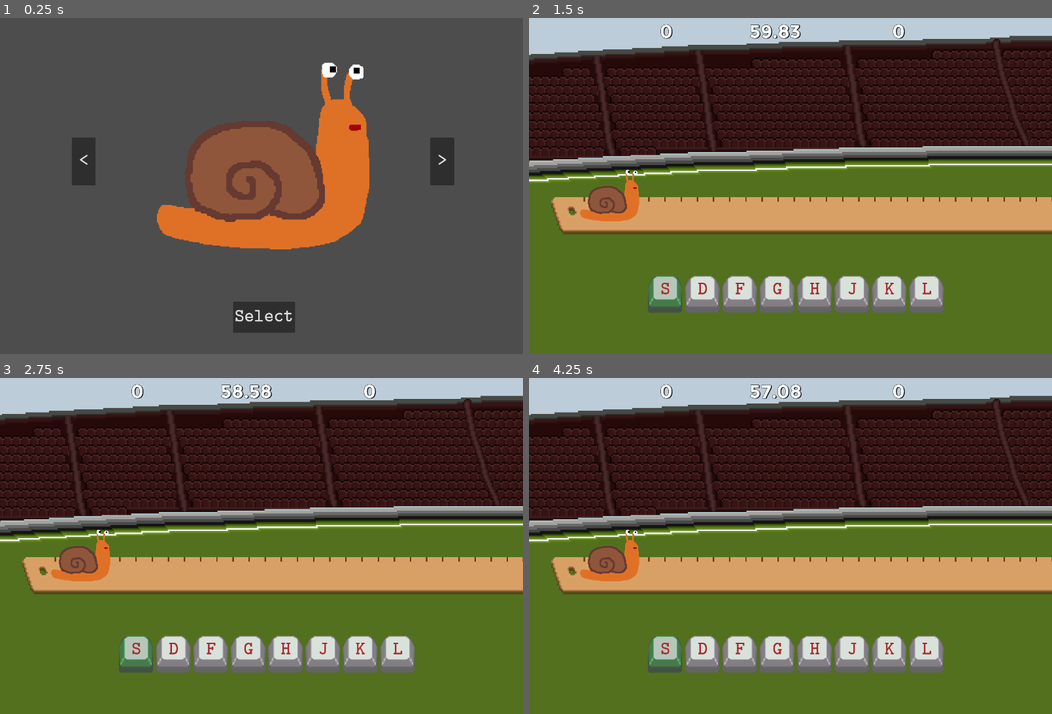
Above: before the commit, frames 1-4 (two rows, left to right).
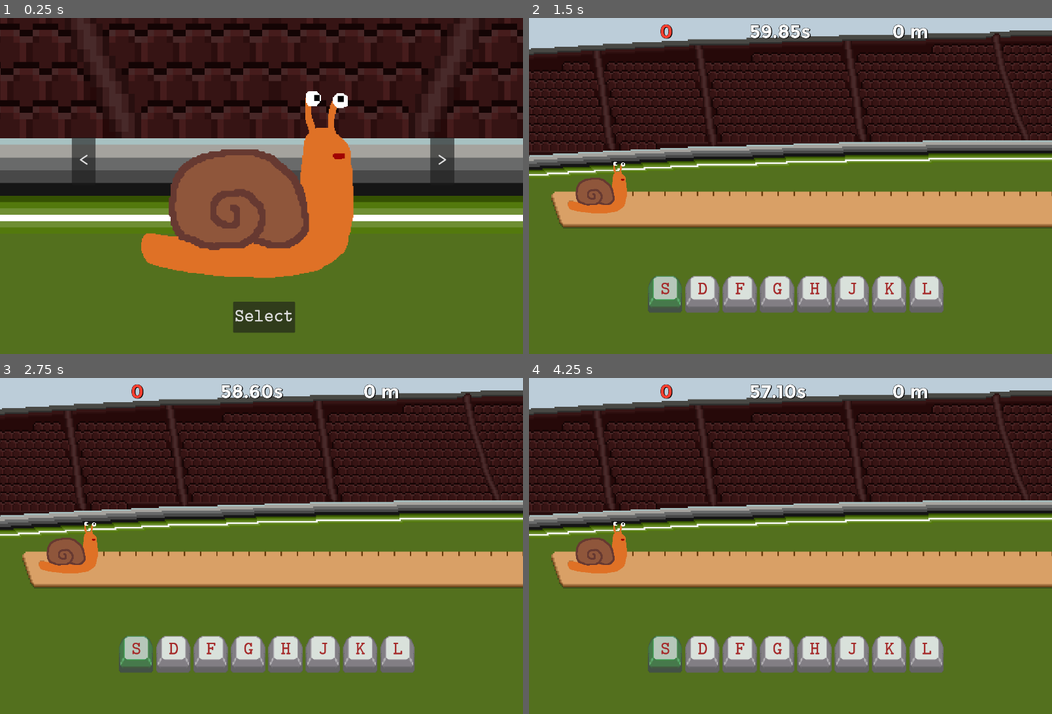
Above: after the commit, the same moments.

Repository: Superjesus2/snailrail
Game: Godot game, scene res://player_select.tscn
The game is run twice, just before and just after one commit, with the same random seed, the same clock (stepped at 60 frames per second) and the same inputs. This scene is started directly instead of the project's main scene.
Inputs (mouse positions are in pixels of both pictures, inside the frame that each line leads up to):
- Up to frame 1 (0.25 s): no input
- Up to frame 2 (1.5 s): click "Select" at 0.5 s; click "Play" at 1.25 s
- Up to frame 3 (2.75 s): click (135, 653) at 2 s
- Up to frame 4 (4.25 s): click (701, 653) at 2.75 s; click (738, 653) at 3.5 s

The runs differ from the first frame. In frame 1, 92% of the frame differs, in the area x 0-100%, y 0-100%; in frame 2, 24%; in frame 3, 24%; in frame 4, 24%.

Commit message:
high score v1

Diff:
--- a/godot/game.gd
+++ b/godot/game.gd
@@ -4,11 +4,12 @@
 var the_timer = 0
 var start_timer = 3
 var game_over
+var starting = true
 
 var is_slowed = false
 var is_snared = false
 var vitesse = 0.
-var backg_pos_x = 1200
+var player_pos_x = 0
 var idle_duration = 0
 
 const key_names_1 = ["E","R","T","Y","U","I"]
@@ -18,7 +19,7 @@
 var button_nodes = []
 var label_nodes = []
 
-const finish_line_pos_x = -550
+const finish_line_pos_x = 2500
 const max_idle_duration = 1.2
 const vitesse_min = 0
 
@@ -39,7 +40,6 @@
 
 # input system
 var going_right = true
-var starting = true
 var expected_key = keys_for_this_animal__keys[0]
 
 func back():
@@ -48,19 +48,18 @@
 func _ready():
 
 	globals.first_try = false
-	$back_button.pressed.connect(func():back())
-	$retry_button.pressed.connect(func():retry())
+	%back_button.pressed.connect(func():back())
+	%retry_button.pressed.connect(func():retry())
 	$player.texture = load(player_sprite)
 
 	for key_name in all_key_names:
 		spawns[key_name] = $spawn_spots.get_node(key_name).position
-
 
 	for i in range(0,keys_for_this_animal__keys.size()):
 		var key_button = TextureButton.new()
 		var key_label = Label.new()
-		$keyboard_keys.add_child(key_button)
-		$keyboard_labels.add_child(key_label)
+		%keyboard_keys.add_child(key_button)
+		%keyboard_labels.add_child(key_label)
 		button_nodes.append(key_button)
 		label_nodes.append(key_label)
 		key_label.name = "labelled_" + keys_for_this_animal__labels[i]
@@ -90,15 +89,16 @@
 		# IL FAUT QUE LES SPAWNERS EXISTENT pour le composant 'TextureButton+LABEL'
 
 func _process(_delta):
+
 # L'escargot bouge :
-	$backg.position.x -= _delta * vitesse
-	backg_pos_x -= _delta * vitesse
+	$player.position.x += _delta * vitesse
+	player_pos_x += _delta * vitesse
 	# de moins en moins vite
 	if is_slowed == true :
-		vitesse -= (vitesse/100) + 0.003
+		vitesse -= (vitesse/80) + 0.004
 	# de zéro
 	if is_snared == true :
-		vitesse -= 1.1
+		vitesse -= 1.2
 	# jamais moins de zéro :
 	if vitesse < vitesse_min :
 		vitesse = vitesse_min
@@ -114,24 +114,24 @@
 		if vitesse > vitesse_max/2 :
 			pass
 	# jusqu'au bout du monde :
-	if backg_pos_x < finish_line_pos_x :
+	if player_pos_x > finish_line_pos_x :
 		itsa_win()
 	# jusqu'à la mort
 	if the_timer < 0 :
 		itsa_loose()
 
-# Le temps passe :
+	# Le temps passe :
+	if not game_over :
+		%chrono_timer.text = "%.2f" % the_timer + 's'
+		globals.distance = "%.0f" % (player_pos_x/5)
 	idle_duration += _delta
 	if idle_duration > max_idle_duration :
 		is_slowed = true
 	elapsed_time += _delta
 	the_timer = 60 - elapsed_time
-	if not game_over :
-		%chrono_timer.text = "%.2f" % the_timer
-
-# L'espace tend :
-	%distance_counter.text = str(globals.distance)
-# Le score s'tasse :
+	# L'espace tend :
+	%distance_counter.text = str(globals.distance) + ' m'
+	# Le score s'tasse :
 	%error_counter.text = str(globals.errors)
 
 func retry():
@@ -148,27 +148,36 @@
 
 func itsa_win():
 	if not game_over :
-		globals.score = "%.2f" % the_timer
-		%chrono_timer.text = globals.score
-		globals.best_scores.append(globals.score)
-		globals.best_errors.append(globals.errors)
-		globals.best_distances.append(globals.distance)
-		$back_button.visible = true
-		$keyboard_keys.visible = false
-		$keyboard_labels.visible = false
+		globals.time = "%.2f" % the_timer
+		%chrono_timer.text = globals.time
+		scores()
+		%back_button.visible = true
+		%keyboard_keys.visible = false
+		%keyboard_labels.visible = false
 	game_over = true
 	vitesse = 0
 
 func itsa_loose():
 	if not game_over :
-		globals.score = the_timer
-		%chrono_timer.text = "%.2f" % globals.score
-		$back_button.visible = true
-		$retry_button.visible = true
-		$keyboard_keys.visible = false
-		$keyboard_labels.visible = false
+		if the_timer < 0 :
+			the_timer = 0
+		globals.time = snapped(the_timer, 0.01)
+		%chrono_timer.text = "%.2f" % globals.time + 's'
+		scores()
+		%back_button.visible = true
+		%retry_button.visible = true
+		%keyboard_keys.visible = false
+		%keyboard_labels.visible = false
 	game_over = true
 	vitesse = 0
+
+func scores():
+		globals.high_scores.append([globals.players[globals.player_selected],\
+									globals.time,\
+									globals.distance,\
+									globals.errors])
+		print(globals.high_scores)
+		globals.times_played += 1
 
 func validate_input(expect_key, _event):
 	expect_key.clear()
@@ -232,8 +241,8 @@
 					else:
 						_shake_keyboard()
 
-@onready var base_pos_labels = $keyboard_labels.position
-@onready var base_pos_keys = $keyboard_keys.position
+@onready var base_pos_labels = %keyboard_labels.position
+@onready var base_pos_keys = %keyboard_keys.position
 
 func _shake_keyboard():
 	var duration = .07
@@ -245,10 +254,10 @@
 		var offset = Vector2(randf()-.5,randf()-.5).normalized()
 		var final1 = base_pos_labels + offset*radius
 		var final2 = base_pos_keys + offset*radius
-		tw.tween_property($keyboard_labels, "position", final1, duration)
+		tw.tween_property(%keyboard_labels, "position", final1, duration)
 		tw.set_parallel(true)
-		tw.tween_property($keyboard_keys, "position", final2, duration)
+		tw.tween_property(%keyboard_keys, "position", final2, duration)
 		tw.set_parallel(false)
 	tw.set_parallel(true)
-	tw.tween_property($keyboard_labels, "position", base_pos_labels, duration)
-	tw.tween_property($keyboard_keys, "position", base_pos_keys, duration)
+	tw.tween_property(%keyboard_labels, "position", base_pos_labels, duration)
+	tw.tween_property(%keyboard_keys, "position", base_pos_keys, duration)
--- a/godot/game.tscn
+++ b/godot/game.tscn
@@ -92,16 +92,23 @@
 position = Vector2(500, 175)
 
 [node name="backg" type="Sprite2D" parent="."]
+unique_name_in_owner = true
 position = Vector2(1423, 559)
 scale = Vector2(1.96394, 1.96394)
 texture = ExtResource("2_iip1e")
 
 [node name="player" type="Sprite2D" parent="."]
-position = Vector2(216, 472)
+position = Vector2(183, 465)
 scale = Vector2(0.365141, 0.365141)
 texture = ExtResource("3_xpswx")
 
-[node name="keyboard_keys" type="Control" parent="."]
+[node name="remote_player_camera" type="RemoteTransform2D" parent="player"]
+remote_path = NodePath("../../camera_player")
+
+[node name="HUD" type="CanvasLayer" parent="."]
+
+[node name="keyboard_keys" type="Control" parent="HUD"]
+unique_name_in_owner = true
 custom_minimum_size = Vector2(800, 100)
 layout_mode = 3
 anchors_preset = 8
@@ -109,23 +116,24 @@
 anchor_top = 0.5
 anchor_right = 0.5
 anchor_bottom = 0.5
-offset_left = 266.0
-offset_top = 589.0
-offset_right = 1066.0
-offset_bottom = 839.0
+offset_left = -434.0
+offset_top = 139.0
+offset_right = 366.0
+offset_bottom = 389.0
 grow_horizontal = 2
 grow_vertical = 2
 size_flags_horizontal = 6
 size_flags_vertical = 6
 theme = ExtResource("4_3w5jc")
 
-[node name="ley_dummy" type="Sprite2D" parent="keyboard_keys"]
+[node name="ley_dummy" type="Sprite2D" parent="HUD/keyboard_keys"]
 visible = false
 position = Vector2(124, -60)
 scale = Vector2(0.7, 0.7)
 texture = ExtResource("5_ysnmo")
 
-[node name="keyboard_labels" type="Control" parent="."]
+[node name="keyboard_labels" type="Control" parent="HUD"]
+unique_name_in_owner = true
 custom_minimum_size = Vector2(800, 100)
 layout_mode = 3
 anchors_preset = 8
@@ -133,10 +141,10 @@
 anchor_top = 0.5
 anchor_right = 0.5
 anchor_bottom = 0.5
-offset_left = 302.0
-offset_top = 595.0
-offset_right = 1102.0
-offset_bottom = 845.0
+offset_left = -398.0
+offset_top = 145.0
+offset_right = 402.0
+offset_bottom = 395.0
 grow_horizontal = 2
 grow_vertical = 2
 size_flags_horizontal = 6
@@ -144,7 +152,7 @@
 mouse_filter = 2
 theme = ExtResource("4_3w5jc")
 
-[node name="label_dummy" type="Label" parent="keyboard_labels"]
+[node name="label_dummy" type="Label" parent="HUD/keyboard_labels"]
 visible = false
 layout_mode = 2
 offset_left = 275.0
@@ -152,7 +160,8 @@
 offset_right = 525.0
 offset_bottom = 154.0
 
-[node name="back_button" type="Button" parent="."]
+[node name="back_button" type="Button" parent="HUD"]
+unique_name_in_owner = true
 visible = false
 offset_left = 648.0
 offset_top = 752.0
@@ -160,7 +169,8 @@
 offset_bottom = 827.0
 text = "Back"
 
-[node name="retry_button" type="Button" parent="."]
+[node name="retry_button" type="Button" parent="HUD"]
+unique_name_in_owner = true
 visible = false
 offset_left = 632.0
 offset_top = 664.0
@@ -168,25 +178,26 @@
 offset_bottom = 739.0
 text = "Retry"
 
-[node name="error_counter" type="Label" parent="."]
+[node name="error_counter" type="Label" parent="HUD"]
 unique_name_in_owner = true
 offset_left = 350.0
 offset_top = 5.0
 offset_right = 428.0
-offset_bottom = 47.0
-size_flags_horizontal = 3
+offset_bottom = 67.0
+size_flags_horizontal = 3
+theme_override_colors/font_color = Color(1, 0.247059, 0.188235, 1)
 theme_override_colors/font_shadow_color = Color(0, 0, 0, 1)
 theme_override_colors/font_outline_color = Color(0, 0, 0, 1)
 theme_override_constants/shadow_offset_x = 2
 theme_override_constants/outline_size = 3
 theme_override_fonts/font = ExtResource("6_asijh")
 
-[node name="chrono_timer" type="Label" parent="."]
+[node name="chrono_timer" type="Label" parent="HUD"]
 unique_name_in_owner = true
 offset_left = 590.0
 offset_top = 5.0
 offset_right = 668.0
-offset_bottom = 47.0
+offset_bottom = 67.0
 size_flags_horizontal = 3
 theme_override_colors/font_shadow_color = Color(0, 0, 0, 1)
 theme_override_colors/font_outline_color = Color(0, 0, 0, 1)
@@ -194,15 +205,24 @@
 theme_override_constants/outline_size = 3
 theme_override_fonts/font = ExtResource("6_asijh")
 
-[node name="distance_counter" type="Label" parent="."]
+[node name="distance_counter" type="Label" parent="HUD"]
 unique_name_in_owner = true
 offset_left = 972.0
 offset_top = 5.0
 offset_right = 1050.0
-offset_bottom = 47.0
+offset_bottom = 67.0
 size_flags_horizontal = 3
 theme_override_colors/font_shadow_color = Color(0, 0, 0, 1)
 theme_override_colors/font_outline_color = Color(0, 0, 0, 1)
 theme_override_constants/shadow_offset_x = 2
 theme_override_constants/outline_size = 3
 theme_override_fonts/font = ExtResource("6_asijh")
+
+[node name="camera_player" type="Camera2D" parent="."]
+position = Vector2(183, 465)
+scale = Vector2(0.365141, 0.365141)
+limit_left = 0
+limit_top = 0
+limit_right = 2800
+limit_bottom = 1000
+editor_draw_limits = true
--- a/godot/globals.gd
+++ b/godot/globals.gd
@@ -1,12 +1,17 @@
 extends Node
 
 var player_selected = 0
-var score = 60
+var time = 60
 var distance = 0
 var errors = 0
-var best_scores = []
-var best_distances = []
-var best_errors = []
+#var best_players = ["snail", "slug", "elephant"]
+#var best_times = [32.14,50.20,3]
+#var best_distances = [500,18,22]
+#var best_errors = [0,2,3]
+var times_played = 0
+
+var high_scores = [["snail", 58.42, "0", 0], ["snail", 58.42, "0", 0]]
+
 var first_try = true
 
 var players = ["snail","slug","elephant","butterfly","spider","centipede"]
--- a/godot/player_select.gd
+++ b/godot/player_select.gd
@@ -5,6 +5,7 @@
 var player_sprite = cur_animal["sprite"]
 
 func _ready():
+	$player_pic.texture = load(player_sprite)
 	$back_button.pressed.connect(func():back())
 	$left_select.pressed.connect(func():left())
 	$right_select.pressed.connect(func():right())
--- a/godot/player_select.tscn
+++ b/godot/player_select.tscn
@@ -1,10 +1,16 @@
-[gd_scene load_steps=3 format=3 uid="uid://rwfyl5afltlg"]
+[gd_scene load_steps=4 format=3 uid="uid://rwfyl5afltlg"]
 
 [ext_resource type="Script" path="res://player_select.gd" id="1_ojlwf"]
 [ext_resource type="Texture2D" uid="uid://ctsdb3jv5qql7" path="res://resources and assets/snail_sprite.png" id="2_6klfx"]
+[ext_resource type="Texture2D" uid="uid://cdg5q62fy0kqp" path="res://resources and assets/backg_sprite.png" id="2_6oqso"]
 
 [node name="player_select" type="Node2D"]
 script = ExtResource("1_ojlwf")
+
+[node name="BackgSprite" type="Sprite2D" parent="."]
+position = Vector2(736, 1261)
+scale = Vector2(8.53253, 8.53253)
+texture = ExtResource("2_6oqso")
 
 [node name="back_button" type="Button" parent="."]
 offset_left = 624.0
@@ -29,6 +35,6 @@
 text = ">"
 
 [node name="player_pic" type="Sprite2D" parent="."]
-position = Vector2(704.873, 353.812)
+position = Vector2(662, 430)
 scale = Vector2(1.32306, 1.32306)
 texture = ExtResource("2_6klfx")
--- a/godot/root.gd
+++ b/godot/root.gd
@@ -1,13 +1,17 @@
 extends CanvasItem
+
+var cur_animal_id = globals.players[globals.player_selected]
+var cur_animal = globals.animals[cur_animal_id]
+var player_sprite = cur_animal["sprite"]
 
 func _ready():
 	$play_button.pressed.connect(func():play())
 	$player_button.pressed.connect(func():player_select())
 	$scores_button.pressed.connect(func():high_scores())
 	$exit_button.pressed.connect(func():exit())
+	$player.texture = load(player_sprite)
 
 	if globals.first_try :
-		$player_button.visible = false
 		$scores_button.visible = false
 
 func high_scores():
--- a/godot/root.tscn
+++ b/godot/root.tscn
@@ -1,9 +1,16 @@
-[gd_scene load_steps=2 format=3 uid="uid://csciwvsy10xdt"]
+[gd_scene load_steps=4 format=3 uid="uid://csciwvsy10xdt"]
 
 [ext_resource type="Script" path="res://root.gd" id="1_q3ejy"]
+[ext_resource type="Texture2D" uid="uid://cdg5q62fy0kqp" path="res://resources and assets/backg_sprite.png" id="2_1dtda"]
+[ext_resource type="Texture2D" uid="uid://ctsdb3jv5qql7" path="res://resources and assets/snail_sprite.png" id="3_7rxxw"]
 
 [node name="root" type="Node2D"]
 script = ExtResource("1_q3ejy")
+
+[node name="BackgSprite" type="Sprite2D" parent="."]
+position = Vector2(706, 449)
+scale = Vector2(1.53401, 1.53401)
+texture = ExtResource("2_1dtda")
 
 [node name="play_button" type="Button" parent="."]
 anchors_preset = 8
@@ -61,3 +68,8 @@
 grow_horizontal = 2
 grow_vertical = 2
 text = "Exit"
+
+[node name="player" type="Sprite2D" parent="."]
+position = Vector2(233, 696)
+scale = Vector2(0.583979, 0.583979)
+texture = ExtResource("3_7rxxw")
--- a/godot/scores.gd
+++ b/godot/scores.gd
@@ -1,8 +1,45 @@
 extends Node2D
 
 
-# Called when the node enters the scene tree for the first time.
+
 func _ready():
-	for score in globals.best_scores :
-		var score_line = HBoxContainer.new()
-		$scroller.add_child(score_line)
+
+	$back_button.pressed.connect(func():back())
+
+	for each in globals.high_scores :
+		var index = globals.high_scores.find(each)
+		print(globals.high_scores[index])
+		var score_liner = HBoxContainer.new()
+		score_liner.alignment = BoxContainer.ALIGNMENT_CENTER
+		score_liner.size_flags_horizontal = Control.SIZE_SHRINK_CENTER | Control.SIZE_EXPAND_FILL
+		var best_player = Label.new()
+		best_player.size_flags_horizontal = Control.SIZE_SHRINK_CENTER | Control.SIZE_EXPAND_FILL
+		best_player.size_flags_vertical = Control.SIZE_SHRINK_CENTER | Control.SIZE_EXPAND_FILL
+		best_player.horizontal_alignment = HORIZONTAL_ALIGNMENT_CENTER
+		var best_time = Label.new()
+		best_time.size_flags_horizontal = Control.SIZE_SHRINK_CENTER | Control.SIZE_EXPAND_FILL
+		best_time.size_flags_vertical = Control.SIZE_SHRINK_CENTER | Control.SIZE_EXPAND_FILL
+		best_time.horizontal_alignment = HORIZONTAL_ALIGNMENT_CENTER
+		var best_distance = Label.new()
+		best_distance.size_flags_horizontal = Control.SIZE_SHRINK_CENTER | Control.SIZE_EXPAND_FILL
+		best_distance.size_flags_vertical = Control.SIZE_SHRINK_CENTER | Control.SIZE_EXPAND_FILL
+		best_distance.horizontal_alignment = HORIZONTAL_ALIGNMENT_CENTER
+		var best_error = Label.new()
+		best_error.size_flags_horizontal = Control.SIZE_SHRINK_CENTER | Control.SIZE_EXPAND_FILL
+		best_error.size_flags_vertical = Control.SIZE_SHRINK_CENTER | Control.SIZE_EXPAND_FILL
+		best_error.horizontal_alignment = HORIZONTAL_ALIGNMENT_CENTER
+		$scroller/lines.add_child(score_liner)
+		$scroller/lines.size_flags_horizontal = Control.SIZE_SHRINK_CENTER | Control.SIZE_EXPAND_FILL
+		$scroller/lines.size_flags_vertical = Control.SIZE_SHRINK_CENTER | Control.SIZE_EXPAND_FILL
+		score_liner.custom_minimum_size = Vector2(1000,90)
+		score_liner.add_child(best_player)
+		score_liner.add_child(best_time)
+		score_liner.add_child(best_distance)
+		score_liner.add_child(best_error)
+		best_player.text = str(globals.high_scores[index][0])
+		best_time.text = str(globals.high_scores[index][1])
+		best_distance.text = str(globals.high_scores[index][2])
+		best_error.text = str(globals.high_scores[index][3])
+
+func back():
+	get_tree().change_scene_to_file("res://root.tscn")
--- a/godot/scores.tscn
+++ b/godot/scores.tscn
@@ -1,9 +1,15 @@
-[gd_scene load_steps=2 format=3 uid="uid://dsawx68nio07w"]
+[gd_scene load_steps=3 format=3 uid="uid://dsawx68nio07w"]
 
 [ext_resource type="Script" path="res://scores.gd" id="1_4umm1"]
+[ext_resource type="Texture2D" uid="uid://cdg5q62fy0kqp" path="res://resources and assets/backg_sprite.png" id="2_7j4m7"]
 
 [node name="scores" type="Node2D"]
 script = ExtResource("1_4umm1")
+
+[node name="BackgSprite" type="Sprite2D" parent="."]
+position = Vector2(691, 1235)
+scale = Vector2(8.06258, 8.06258)
+texture = ExtResource("2_7j4m7")
 
 [node name="back_button" type="Button" parent="."]
 offset_left = 624.0
@@ -13,9 +19,22 @@
 text = "Back"
 
 [node name="scroller" type="ScrollContainer" parent="."]
-visible = false
-offset_left = 64.0
-offset_top = 64.0
-offset_right = 1336.0
-offset_bottom = 704.0
-horizontal_scroll_mode = 0
+offset_left = 167.0
+offset_top = 91.0
+offset_right = 1233.0
+offset_bottom = 722.0
+size_flags_stretch_ratio = 2.69
+
+[node name="lines" type="VBoxContainer" parent="scroller"]
+layout_mode = 2
+size_flags_horizontal = 3
+size_flags_vertical = 3
+
+[node name="score_liner" type="HBoxContainer" parent="scroller/lines"]
+unique_name_in_owner = true
+layout_mode = 2
+alignment = 1
+
+[node name="Label" type="Label" parent="scroller/lines/score_liner"]
+layout_mode = 2
+horizontal_alignment = 1
Not shown, changed: godot/export_presets.cfg
Binary file added: godot/resources and assets/logo.aseprite
Binary file added: godot/resources and assets/slug_sprite.png
Not shown, added: godot/resources and assets/slug_sprite.png.import
Binary file changed: godot/resources and assets/snail_sprite.aseprite
Not shown, added: godot/zoolympics08.zip
